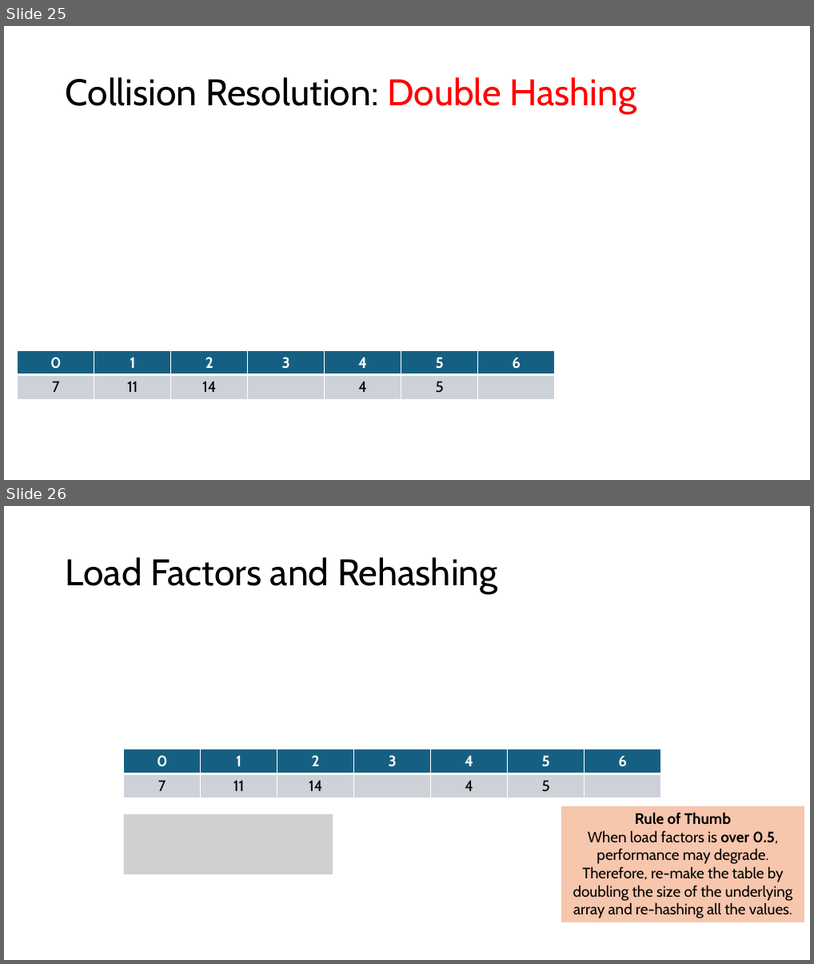
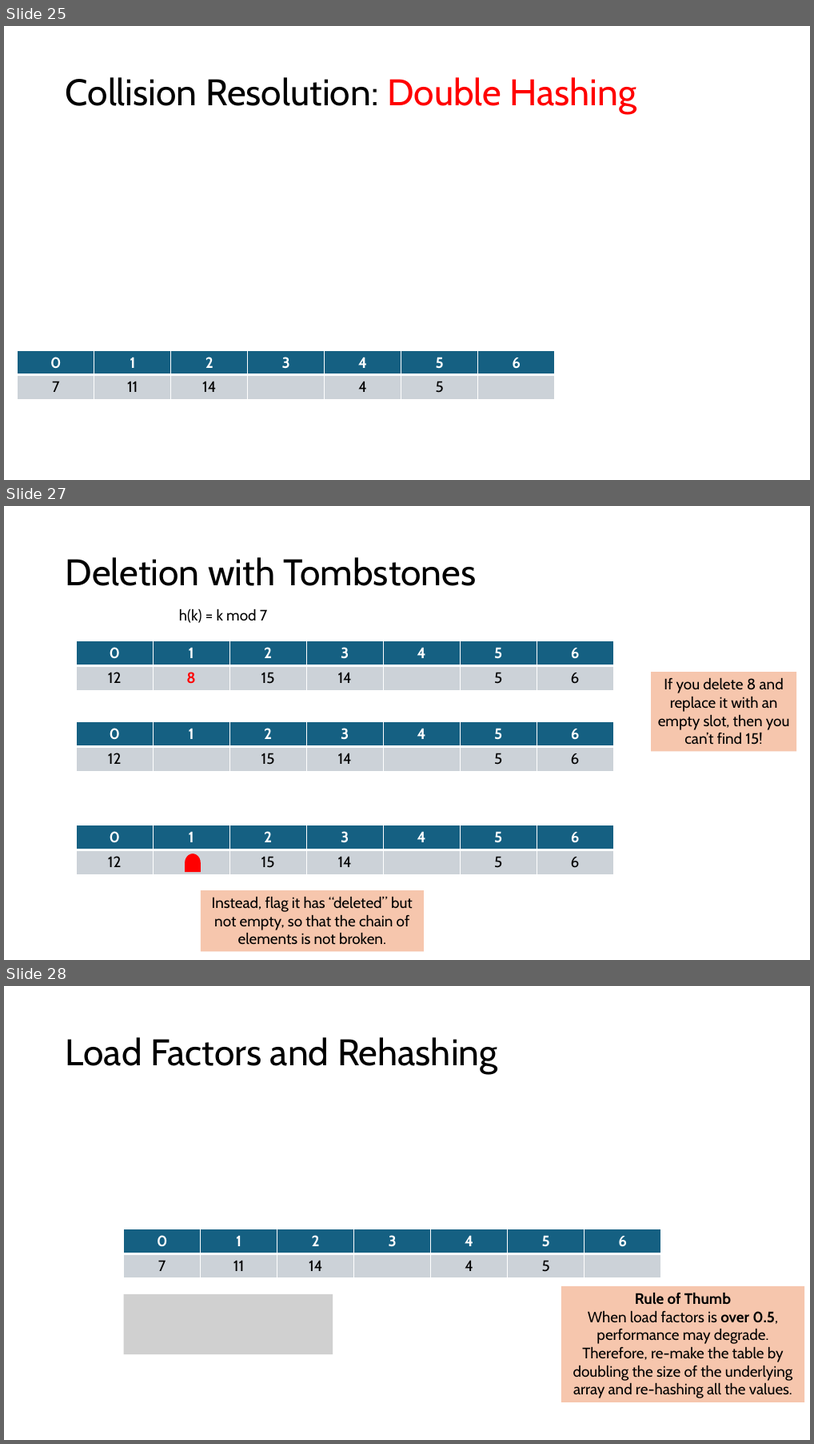
Before and after one commit to sotasota-sfu/cmpt225Summer2026, a slide deck: lectures/lecture17/MapsAndHashing.pptx. Shown one above the other, each under a label of ours: slides 25 and 26 before the commit, slides 25, 27 and 28 after it; the slides between them are not shown. The pictures are 814x964 and 814x1444 pixels, drawn with LibreOffice and Linux fonts; fonts in the diff are those of the drawing; grey boxes stand for pictures. Boxes give left, top, right and bottom in pixels: in the first picture for what was removed or moved away, otherwise in the second. Text is boxed around its words. In the diff, an @@ line names an element or a change of style, - is before the commit and + after.

Commit message:
updated

```diff
--- a/lectures/lecture17/MapsAndHashing.pptx
+++ b/lectures/lecture17/MapsAndHashing.pptx
@@ slide 27 added at (4,506,810,960), background #FFFFFF @@
@@ title added at (66,557,476,586), 44 pt, text #000000 @@
+Deletion with Tombstones
@@ text added at (179,608,267,623), 18 pt, text #000000 @@
+h(k) = k mod 7
@@ table added at (76,641,614,690), 2 rows, 7 columns @@
+0 | 1 | 2 | 3 | 4 | 5 | 6
+12 | 8 | 15 | 14 |  | 5 | 6
@@ rectangle added at (651,672,797,751), fill #F6C6AD, 18 pt, text #000000 @@
+If you delete 8 and replace it with an empty slot, then you can’t find 15!
@@ table added at (76,722,614,771), 2 rows, 7 columns @@
+0 | 1 | 2 | 3 | 4 | 5 | 6
+12 |  | 15 | 14 |  | 5 | 6
@@ table added at (76,825,614,874), 2 rows, 7 columns @@
+0 | 1 | 2 | 3 | 4 | 5 | 6
+12 |  | 15 | 14 |  | 5 | 6
@@ flow chart delay added at (185,853,201,872), fill #FF0000 @@
@@ rectangle added at (201,890,424,952), fill #F6C6AD, 18 pt, text #000000 @@
+Instead, flag it has “deleted” but not empty, so that the chain of elements is not broken.
@@ what was slide 26 is now slide 28 @@
```
Also in this commit, not shown: 1 other slide added.
